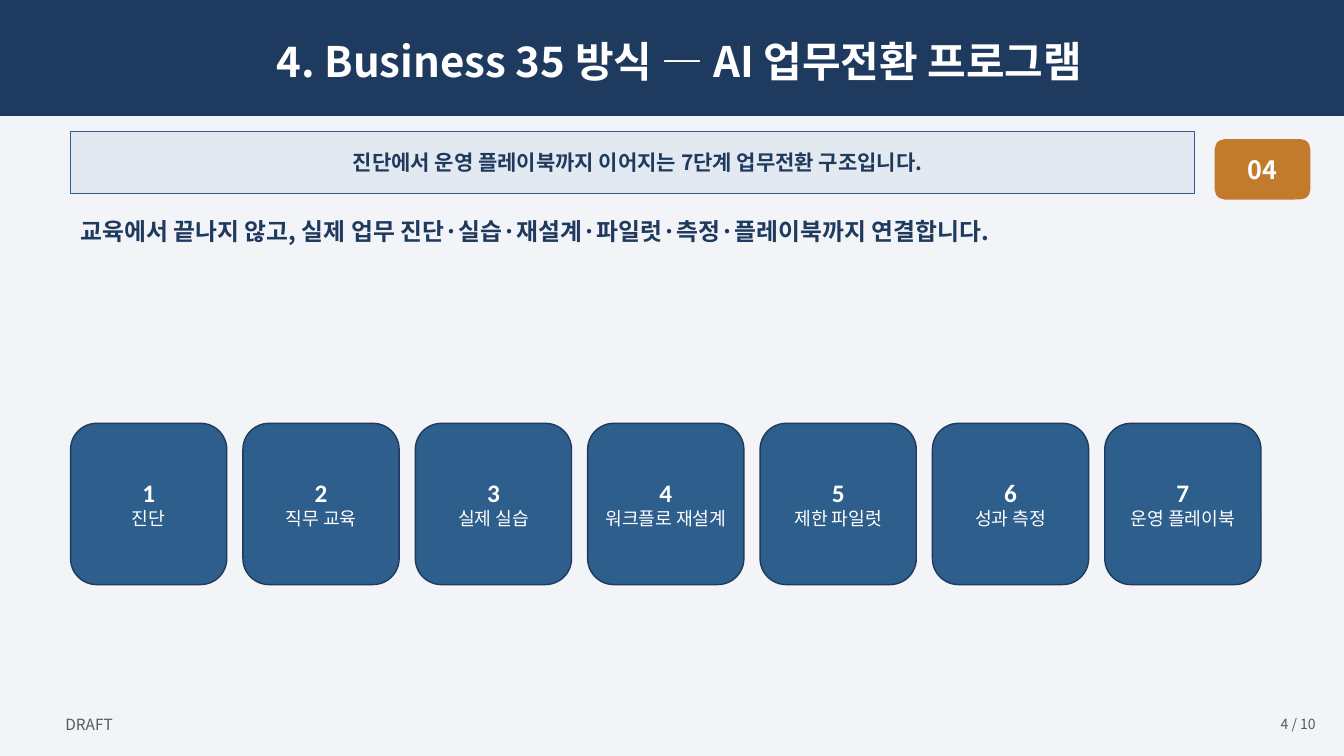
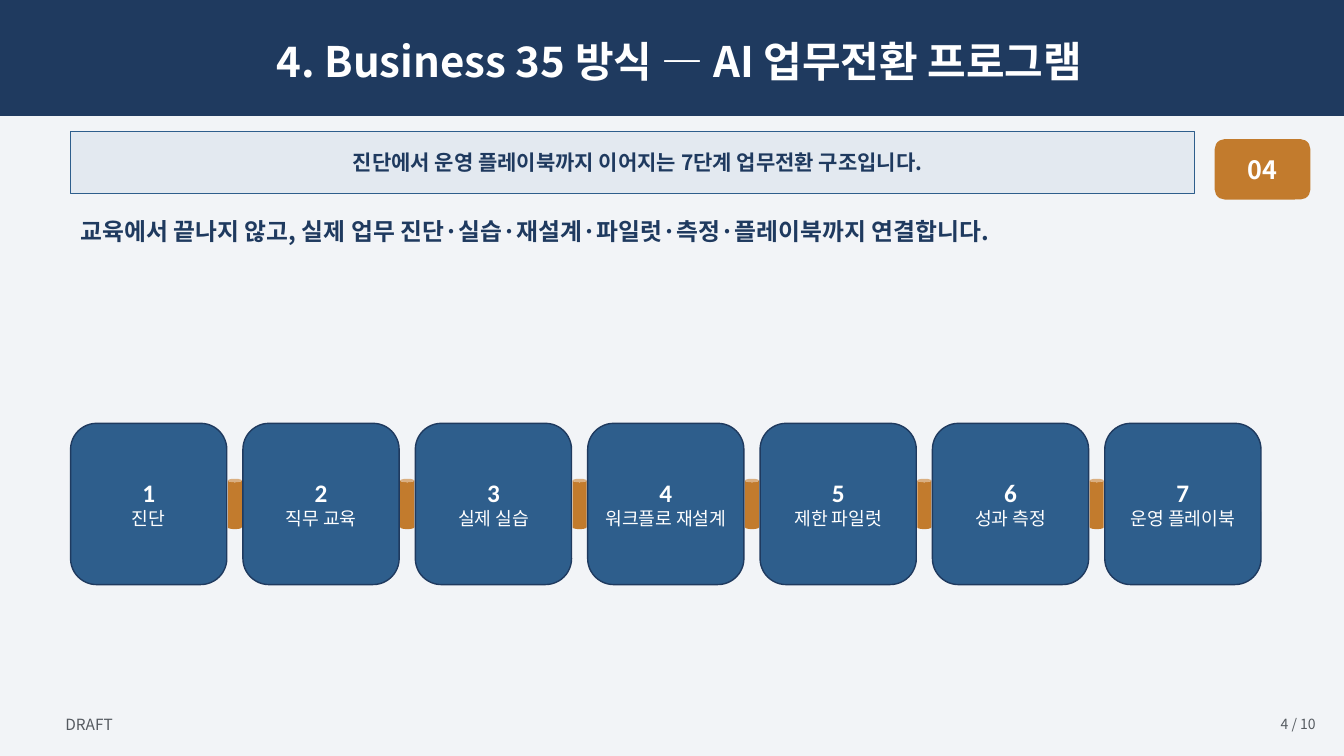
Before and after one commit to skerishKang/ai-revenue-lab, a slide deck: slide 4 of docs/commercial/business-35-ai-media-education-dx/customer-package/Business35_Master_Proposal_10p.pptx. Drawn at 1344x756 pixels with LibreOffice and Linux fonts; fonts in the diff are those of the drawing. Boxes give left, top, right and bottom in pixels: in the first picture for what was removed or moved away, otherwise in the second. Text is boxed around its words. In the diff, an @@ line names an element or a change of style, - is before the commit and + after.

```diff
--- a/docs/commercial/business-35-ai-media-education-dx/customer-package/Business35_Master_Proposal_10p.pptx
+++ b/docs/commercial/business-35-ai-media-education-dx/customer-package/Business35_Master_Proposal_10p.pptx
@@ cylinder added at <box>228,479,242,529</box>, fill #C27B2D @@
@@ cylinder added at <box>400,479,414,529</box>, fill #C27B2D @@
@@ cylinder added at <box>573,479,587,529</box>, fill #C27B2D @@
@@ cylinder added at <box>745,479,759,529</box>, fill #C27B2D @@
@@ cylinder added at <box>918,479,932,529</box>, fill #C27B2D @@
@@ cylinder added at <box>1090,479,1104,529</box>, fill #C27B2D @@
```
Also in this commit, not shown: 4 other slides changed, 22 other files.
